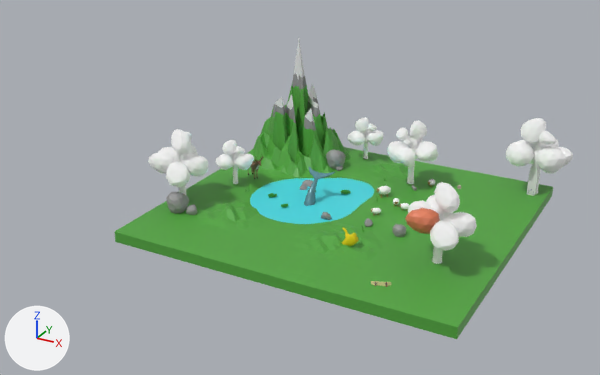
Renders of the glTF model assets/3d/nature-scene.glb from each side of a commit.
Both versions are drawn from a camera (50 mm lens) standing at (-10.7, -160.2, 79.8) and looking at (-94.3, -8.2, 3.8). The axes (+X, +Y, +Z) are drawn at lower left. The lights are the same throughout. Where no turn or scale is listed for an object, it has been applied to the vertices. Vertices at the same position are counted once.

The first picture shows '11099_bluewhale_v2', '11512_WhiteTailedDeer_v2', 'Ground', 'Lac', 'Rock.003', 'Rock.005', 'Tree.001', 'Tree.002', 'Tree.003', 'Tree.004', 'Tree.005', 'Tree.006'.
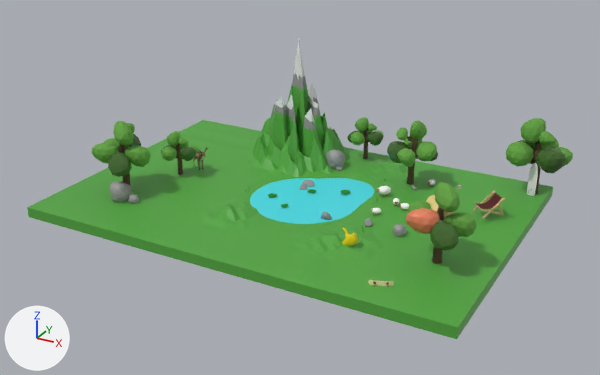
The newer file is also turned or shifted as a whole; pictures and numbers use the older file's frame.

What changed in the scene script:
```text
Change mat_bark_002:
    mat_bark_002.metallic: 1.0 -> 0.0
    mat_bark_002.base_color: (1.0, 1.0, 1.0) -> (0.102, 0.0648, 0.0331)  # white #ffffff -> brown #5a4833
Change mat_leaves2_001:
    mat_leaves2_001.base_color: (1.0, 1.0, 1.0) -> (0.165, 0.434, 0.0762)  # white #ffffff -> green #71b04e
    mat_leaves2_001.metallic: 1.0 -> 0.459
    mat_leaves2_001.roughness: 1.0 -> 0.855
Change mat_leaves3_001:
    mat_leaves3_001.metallic: 1.0 -> 0.0
    mat_leaves3_001.base_color: (1.0, 1.0, 1.0) -> (0.0513, 0.133, 0.0232)  # white #ffffff -> dark green #40662a
    mat_leaves3_001.roughness: 1.0 -> 0.0
Change me_cube_005:
    remove me_cube_005.from_pydata(...)  # 1749 vertices, 3493 faces; spans x -29.3..47.1, y -40.0..29.3, z -1.4..32.7
    add me_cube_005.from_pydata(...)  # 2229 vertices, 4453 faces; spans x -54.7..47.1, y -40.0..29.3, z -1.4..32.7
    me_cube_005 part 1: 480 vertices added at x -54.7..-31.4, y -40.0..29.3, z -1.4..1.1
Change me_11512_whitetaileddeer_v2:
    where me_11512_whitetaileddeer_v2.from_pydata(...)  # 834 vertices, 1664 faces; spans x -2.76..2.85, y -2.36..1.94, z -0.02..6.67
    me_11512_whitetaileddeer_v2 part 2: the whole mesh is moved by (-15.13, -1.61, 0.0)
Change me_cylinder_005:
    where me_cylinder_005.from_pydata(...)  # 452 vertices, 872 faces; spans x -7.2..7.2, y -7.0..6.5, z -0.9..16.6
    me_cylinder_005 part 3: 84 of 452 vertices moved; they spanned x -5.5..1.3, y -6.4..6.5, z 5.6..11.7 and now span x -5.5..1.3, y -6.4..6.5, z 5.6..11.7; mean shift (0.0, 0.0, 0.0); largest move (-3.1, 5.6, 7.0) -> (-3.6, -5.7, 8.3)
Remove ob_11099_bluewhale_v2:
    ob_11099_bluewhale_v2 = bpy.data.objects.new('11099_bluewhale_v2', me_11099_bluewhale_v2)
Change ob_rock_003:
    ob_rock_003.location: (-116.7, -24.7, 1.8) -> (-131.8, -26.3, 1.8)
Change ob_rock_005:
    ob_rock_005.location: (-112.9, -24.4, 0.5) -> (-128.0, -26.0, 0.5)
Change ob_tree_003:
    ob_tree_003.location: (-119.1, -19.3, 0.8) -> (-134.3, -20.9, 0.8)
Change ob_tree_002:
    ob_tree_002.location: (-113.1, -6.2, 0.8) -> (-128.2, -7.8, 0.8)
Add ob_transat_sheet:
    ob_transat_sheet = bpy.data.objects.new('Transat_Sheet', me_plane_002)  # 24 vertices, 22 faces; spans x -1.07..4.4, y -1.02..4.49, z -0.32..1.98; in mat_transat_sheet (dark red #520809)
    ob_transat_sheet.location = (-56.3, 3.8, 2.8)
Add ob_transat_bar_lateral2:
    ob_transat_bar_lateral2 = bpy.data.objects.new('Transat_Bar_lateral2', me_cube_012)  # 152 vertices, 296 faces; spans x -1.39..3.49, y -1.31..3.48, z -2.17..0.54; in mat_transat_wood (brown #d1b17e)
    ob_transat_bar_lateral2.location = (-54.5, 5.7, 3.2)
Add ob_transat_bar_lateral:
    ob_transat_bar_lateral = bpy.data.objects.new('Transat_Bar_lateral', me_cube_004)  # 160 vertices, 312 faces; spans x -3.31..3.26, y -3.34..3.27, z -2.58..-0.34; in mat_transat_wood (brown #d1b17e)
    ob_transat_bar_lateral.location = (-54.5, 5.7, 3.2)
Add ob_transat_bar_front:
    ob_transat_bar_front = bpy.data.objects.new('Transat_Bar_front', me_cube_013)  # 40 vertices, 76 faces; spans x -1.25..1.25, y -1.22..1.22, z -0.09..0.09; in mat_transat_wood (brown #d1b17e)
    ob_transat_bar_front.location = (-56.3, 3.9, 2.6)
Add ob_transat_bar_bottom:
    ob_transat_bar_bottom = bpy.data.objects.new('Transat_Bar_bottom', me_cylinder_013)  # 64 vertices, 124 faces; spans x -1.71..1.71, y -1.66..1.66, z -0.06..0.06; in mat_transat_wood (brown #d1b17e)
    ob_transat_bar_bottom.location = (-53.1, 7.2, 1.3)
Add ob_transat_bar_back:
    ob_transat_bar_back = bpy.data.objects.new('Transat_Bar_back', me_cube_014)  # 40 vertices, 76 faces; spans x -1.57..1.57, y -1.53..1.53, z -0.13..0.13; in mat_transat_wood (brown #d1b17e)
    ob_transat_bar_back.location = (-53.0, 7.3, 4.6)
Add ob_transat:
    ob_transat = bpy.data.objects.new('Transat', me_cube)  # 160 vertices, 312 faces; spans x -3.38..3.42, y -3.39..3.43, z -2.59..1.76; in mat_transat_wood (brown #d1b17e)
    ob_transat.location = (-54.5, 5.7, 3.2)
```

Changed parts and their boxes (x1, y1, x2, y2) in the pictures (600 x 375 px; the box of a moved part takes in the faces that stretch with it):
'Ground', reshaped (20% wider): before (114, 38, 553, 339); after (27, 38, 553, 339)
'Tree.003', recoloured, surface changed, moved: before (148, 129, 208, 195); after (92, 121, 151, 186)
'Tree.006', recoloured, surface changed (white to green): (407, 182, 477, 264) in both
'Tree.004', recoloured, surface changed (white to green): (506, 118, 573, 194) in both
'Tree.002', recoloured, surface changed, moved: before (215, 140, 254, 184); after (161, 131, 198, 175)
'Tree.001', recoloured, surface changed (white to green): (387, 120, 438, 184) in both
'Rock.003', moved: before (166, 192, 189, 214); after (109, 181, 132, 203)
'Tree.005', recoloured, surface changed (white to green): (347, 117, 384, 159) in both
'11099_bluewhale_v2', deleted: before (304, 167, 335, 206)
'11512_WhiteTailedDeer_v2', mesh moved: before (248, 156, 264, 179); after (193, 147, 208, 170)
'Transat_Sheet', added: after (475, 193, 502, 209)
'Rock.005', moved: before (186, 205, 197, 215); after (128, 194, 139, 204)
'Transat', added: after (473, 190, 506, 219)
'Transat_Bar_lateral', added: after (473, 202, 501, 215)
'Transat_Bar_lateral2', added: after (487, 195, 504, 216)
part 1 of me_cube_005, added (green): after (27, 120, 261, 242)
part 3 of me_cylinder_005, moved or reshaped: (405, 194, 453, 234) in both
